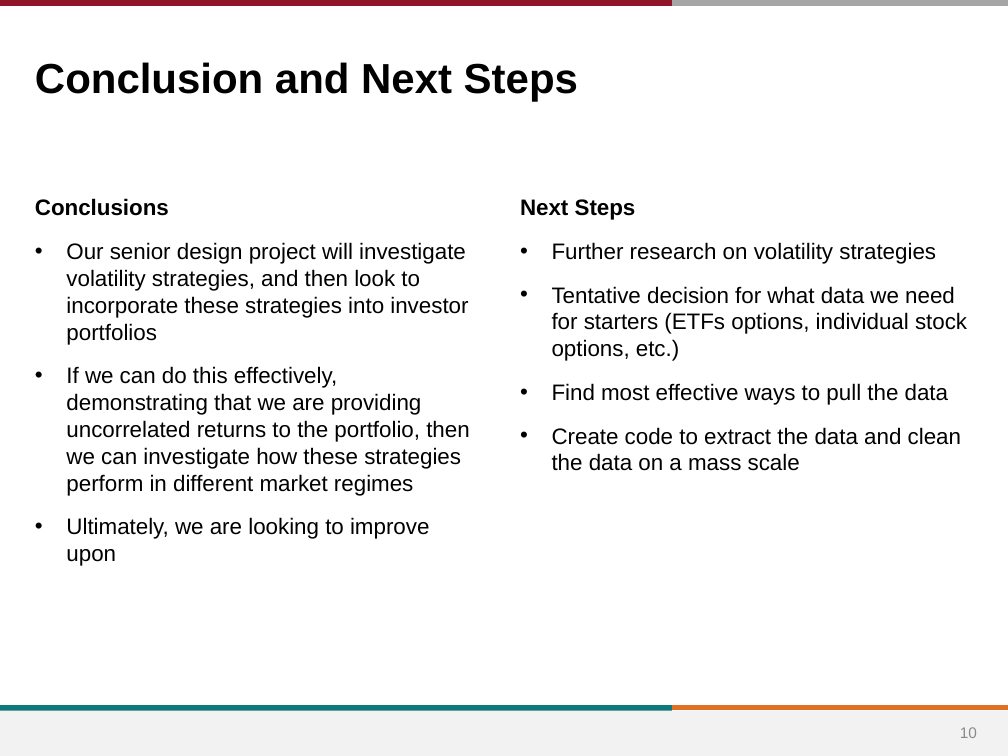
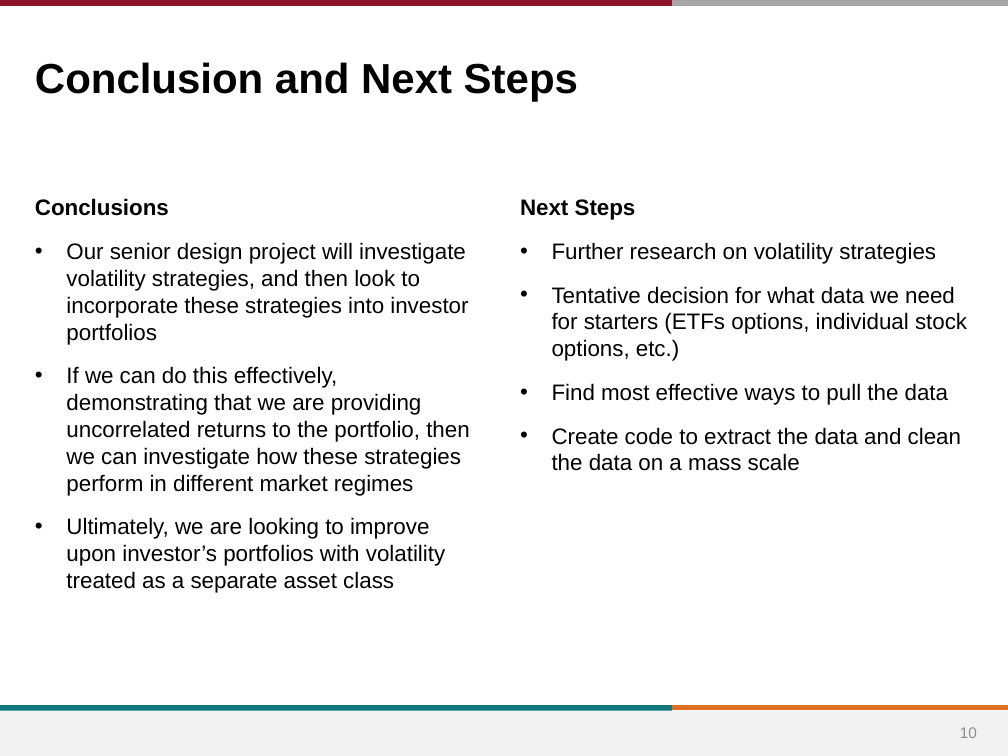
Before and after one commit to greggiordano12/MGT-411, a slide deck: slide 10 of Proposal/Options_Proposal.pptx. Drawn at 1008x756 pixels with LibreOffice and Linux fonts; fonts in the diff are those of the drawing; background and template pictures are left out. Boxes give left, top, right and bottom in pixels: in the first picture for what was removed or moved away, otherwise in the second. Text is boxed around its words. In the diff, an @@ line names an element or a change of style, - is before the commit and + after.

```diff
--- a/Proposal/Options_Proposal.pptx
+++ b/Proposal/Options_Proposal.pptx
@@ text at (x1=66, y1=517, x2=445, y2=593): text changed @@
-• Ultimately, we are looking to improve upon
+• Ultimately, we are looking to improve upon investor’s portfolios with volatility treated as a separate asset class
```
Also in this commit, not shown: 6 other slides changed, 2 slides added, 3 slides removed, 9 other files.
